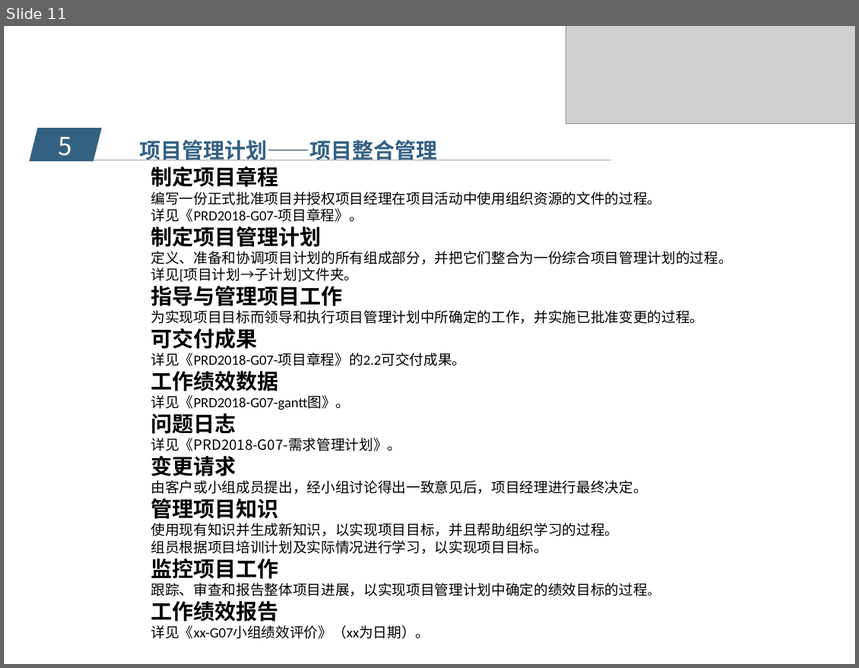
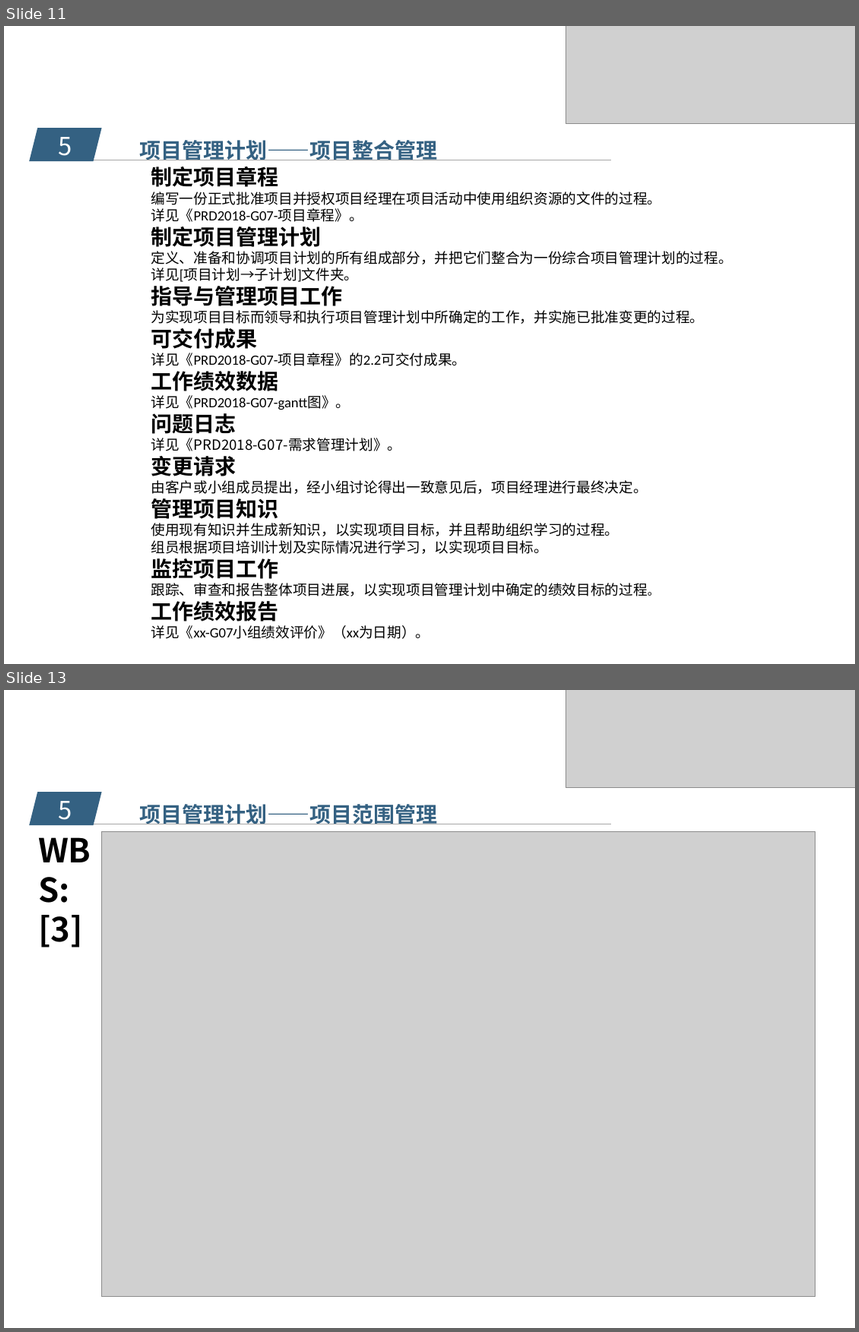
Before and after one commit to popopoi/PRD2018-G07, a slide deck: 受控文档/项目计划/PRD2018-G07- 需求工程项目计划PPT.pptx. Shown one above the other, each under a label of ours: slide 11 before the commit, slides 11 and 13 after it; the slides between them are not shown. The pictures are 859x668 and 859x1332 pixels, drawn with LibreOffice and Linux fonts; fonts in the diff are those of the drawing; grey boxes stand for pictures; background and template pictures are left out. Boxes give left, top, right and bottom in pixels: in the first picture for what was removed or moved away, otherwise in the second. Text is boxed around its words. In the diff, an @@ line names an element or a change of style, - is before the commit and + after.

Commit message:
修改《PRD2018-G07-需求工程项目计划PPT》（添加了引用，修改了WBS） 修改《PRD2018-G07-需求工程项目计划》（修改了WBS，修改了干系人） 修改《PRD2018-G07-可行性分析报告》（修改了干系人）

```diff
--- a/受控文档/项目计划/PRD2018-G07- 需求工程项目计划PPT.pptx
+++ b/受控文档/项目计划/PRD2018-G07- 需求工程项目计划PPT.pptx
@@ slide 13 added at (x1=4, y1=690, x2=855, y2=1328), background picture (left out) @@
@@ picture added at (x1=566, y1=690, x2=855, y2=788) @@
@@ parallelogram added at (x1=30, y1=792, x2=102, y2=825), fill #346182 @@
@@ text added at (x1=59, y1=801, x2=72, y2=820), 21 pt, text #FFFFFF @@
+5
@@ line added from (59, 824) to (611, 824), #A6A6A6 0.5 pt @@
@@ text added at (x1=140, y1=804, x2=438, y2=825), 18 pt, text #346182, bold @@
+项目管理计划——项目范围管理
@@ picture added at (x1=102, y1=831, x2=816, y2=1297) @@
@@ text added at (x1=38, y1=915, x2=83, y2=948), 28 pt, text #000000, bold @@
+WBS:
+[3]
```
Also in this commit, not shown: 14 slides changed, 1 other slide added, 1 slide removed, 2 other files.
